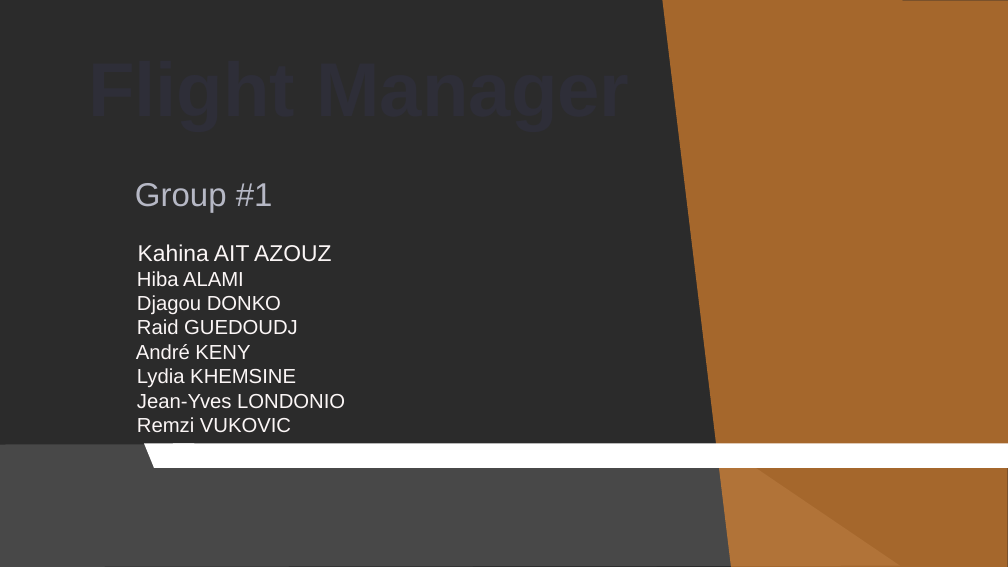
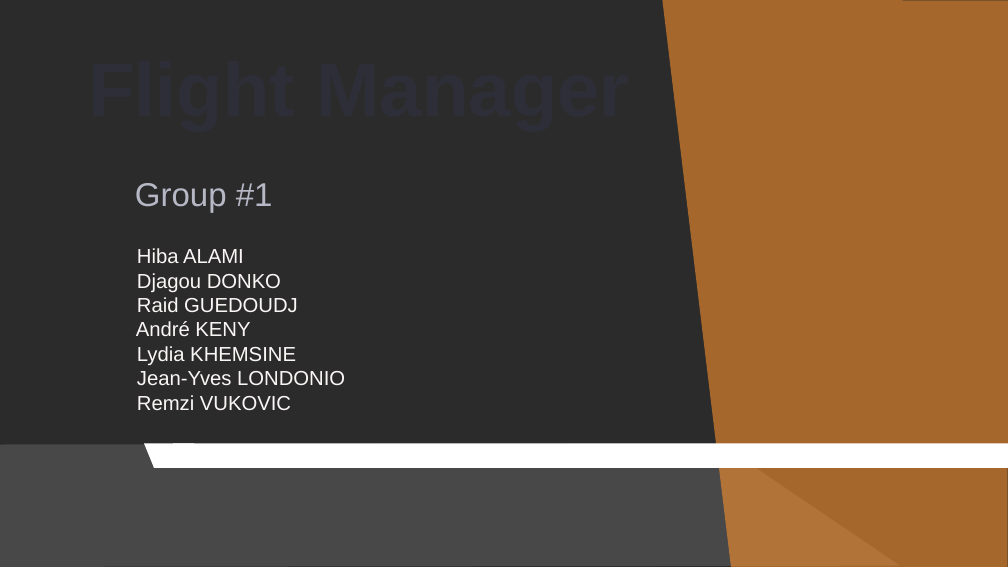
Before and after one commit to andressito/ProjetGLA2019, a slide deck: slide 1 of TD1_GL_G1_V2.odp. Drawn at 1008x567 pixels with LibreOffice and Linux fonts; fonts in the diff are those of the drawing; background and template pictures are left out; a plain dark background stands for a picture behind light text. Boxes give left, top, right and bottom in pixels: in the first picture for what was removed or moved away, otherwise in the second. Text is boxed around its words. In the diff, an @@ line names an element or a change of style, - is before the commit and + after.

```diff
--- a/TD1_GL_G1_V2.odp
+++ b/TD1_GL_G1_V2.odp
@@ text at <box>138,244,331,261</box>: paragraph removed @@
-Kahina AIT AZOUZ
```
Also in this commit, not shown: 3 slides added, 2 other files.
